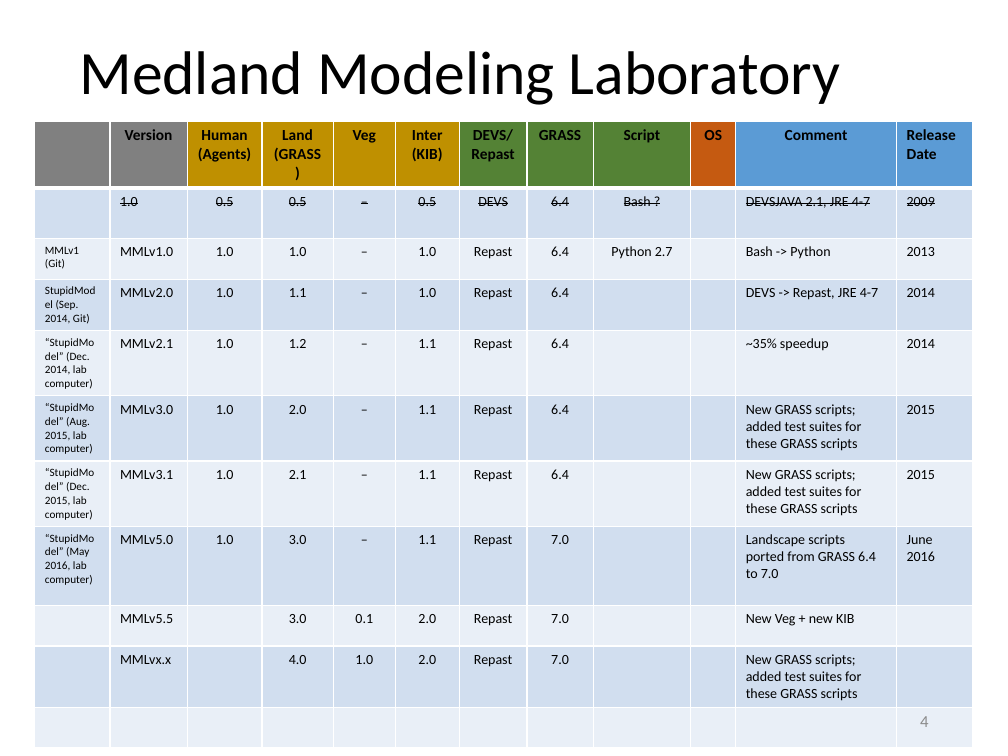
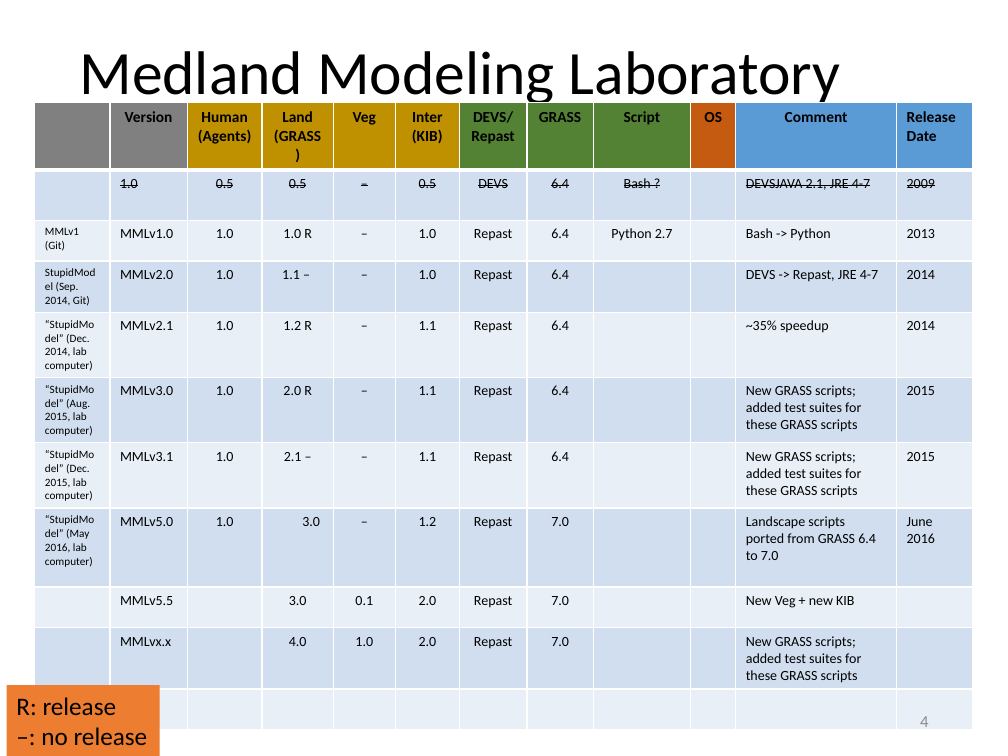
Before and after one commit to waboyd/MMLVersionChart, a slide deck: slide 4 of MDH.pptx. Drawn at 1008x756 pixels with LibreOffice and Linux fonts; fonts in the diff are those of the drawing. Boxes give left, top, right and bottom in pixels: in the first picture for what was removed or moved away, otherwise in the second. Text is boxed around its words. In the diff, an @@ line names an element or a change of style, - is before the commit and + after.

Commit message:
Add files via upload
Noted which versions of the Land are to be categorized as release (marked with R) and which ones are not (marked with --)

```diff
--- a/MDH.pptx
+++ b/MDH.pptx
@@ table at (35, 103, 976, 721) @@
-row 3, column 4: 1.0
+row 3, column 4: 1.0 R
-row 4, column 4: 1.1
+row 4, column 4: 1.1 –
-row 5, column 4: 1.2
+row 5, column 4: 1.2 R
-row 6, column 4: 2.0
+row 6, column 4: 2.0 R
-row 7, column 4: 2.1
+row 7, column 4: 2.1 –
-row 8, column 6: 1.1
+row 8, column 6: 1.2
@@ alignment centre to right @@
@@ table: place and size @@
-table at (35, 121, 976, 739)
+table at (35, 103, 976, 721)
@@ rectangle added at (6, 685, 159, 756), fill #ED7D31, 18 pt, text #000000 @@
+R: release
+–: no release
```
